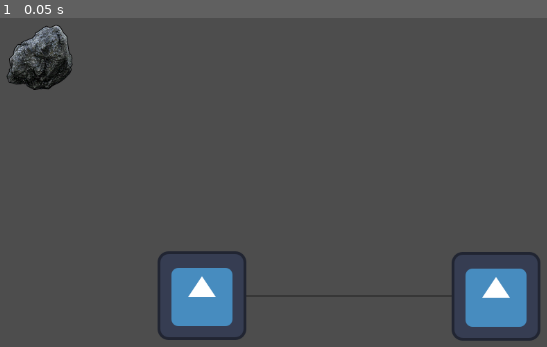
Above: before the commit, frame 1.
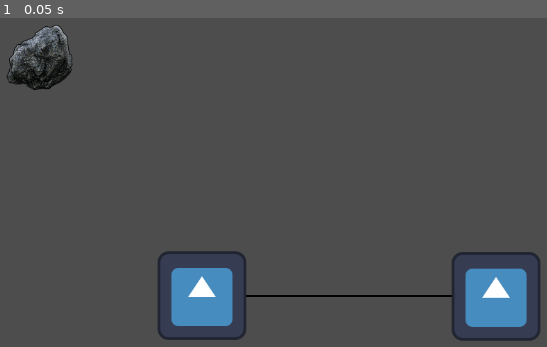
Above: after the commit, the same moment.

Repository: AgeOfCheese/game_off_2025_submission
Game: Godot game, scene res://game.tscn
The game is run twice, just before and just after one commit, with the same random seed, the same clock (stepped at 60 frames per second) and the same inputs. The engine's default icon, where the game draws it, is replaced by a stand-in: a white triangle on a blue panel in a dark square.
Inputs:
- Up to frame 1 (0.05 s): no input

The runs differ from the first frame. In frame 1, 0.2% of the frame differs, in the area x 44-83%, y 84-85%.

Commit message:
stretching works

Diff:
--- a/new-game-project/game.gd
+++ b/new-game-project/game.gd
@@ -8,7 +8,7 @@
 	r1.setup(50)
 	r1.position = Vector2(100, 100)
 	sling = preload("res://node_2d.tscn").instantiate()
-	r1.lines.append([sling.get_node("a1").position, sling.get_node("a2").position])
+	#r1.lines.append([sling.get_node("a1").position, sling.get_node("a2").position])
 	add_child(sling)
 	add_child(r1)
 
--- a/new-game-project/node_2d.gd
+++ b/new-game-project/node_2d.gd
@@ -35,17 +35,81 @@
 				vibtick = 0.5
 	if side == 0:
 		if vibtick <= 0:
-			draw_line($a1.position, $a2.position, Color(0, 0, 0))
+			draw_line($a1.position, $a2.position, Color(0, 0, 0), 3)
 		else:
 			#anim
 			vibtick -= curdt
 	else:
+		var tanp1 = tanpoints($a1.position, rockpos, rockrad)
+		var tanp2 = tanpoints($a2.position, rockpos, rockrad)
+		var p1
+		var p2
+		if side == 1:
 
-		pass
+			var p1a1 = vecang(tanp1[0] - $a1.position)
+			var p1a2 = vecang(tanp1[1] - $a1.position)
+			var diff = p1a2 - p1a1
+			if diff > 0:
+				if diff < PI:
+					p1 = tanp1[1]
+				else:
+					p1 = tanp1[0]
+			else:
+				if diff > -PI:
+					p1 = tanp1[0]
+				else:
+					p1 = tanp1[1]
+
+			var p2a1 = vecang(tanp2[0] - $a2.position)
+			var p2a2 = vecang(tanp2[1] - $a2.position)
+			diff = p2a2 - p2a1
+			if diff > 0:
+				if diff < PI:
+					p2 = tanp2[0]
+				else:
+					p2 = tanp2[1]
+			else:
+				if diff > -PI:
+					p2 = tanp2[1]
+				else:
+					p2 = tanp2[0]
+
+		else:
+
+			var p1a1 = vecang(tanp1[0] - $a1.position)
+			var p1a2 = vecang(tanp1[1] - $a1.position)
+			var diff = p1a2 - p1a1
+			if diff > 0:
+				if diff < PI:
+					p1 = tanp1[0]
+				else:
+					p1 = tanp1[1]
+			else:
+				if diff > -PI:
+					p1 = tanp1[1]
+				else:
+					p1 = tanp1[0]
+
+			var p2a1 = vecang(tanp2[0] - $a2.position)
+			var p2a2 = vecang(tanp2[1] - $a2.position)
+			diff = p2a2 - p2a1
+			if diff > 0:
+				if diff < PI:
+					p2 = tanp2[1]
+				else:
+					p2 = tanp2[0]
+			else:
+				if diff > -PI:
+					p2 = tanp2[0]
+				else:
+					p2 = tanp2[1]
+
+		draw_line($a1.position, p1, Color(0, 0, 0), 3)
+		draw_line($a2.position, p2, Color(0, 0, 0), 3)
 
 func update_rock(r):
 	rockpos = r.position
-	rockrad = r.rad
+	rockrad = r.rad * 0.9
 
 func tanpoints(p1, p2, r):
 	var l = p1.distance_to(p2)
@@ -55,3 +119,6 @@
 	var a1 = startang + ang
 	var a2 = startang - ang
 	return [p2 + Vector2(cos(a1), sin(a1)) * r, p2 + Vector2(cos(a2), sin(a2)) * r]
+
+func vecang(v):
+	return atan2(v.y, v.x)
